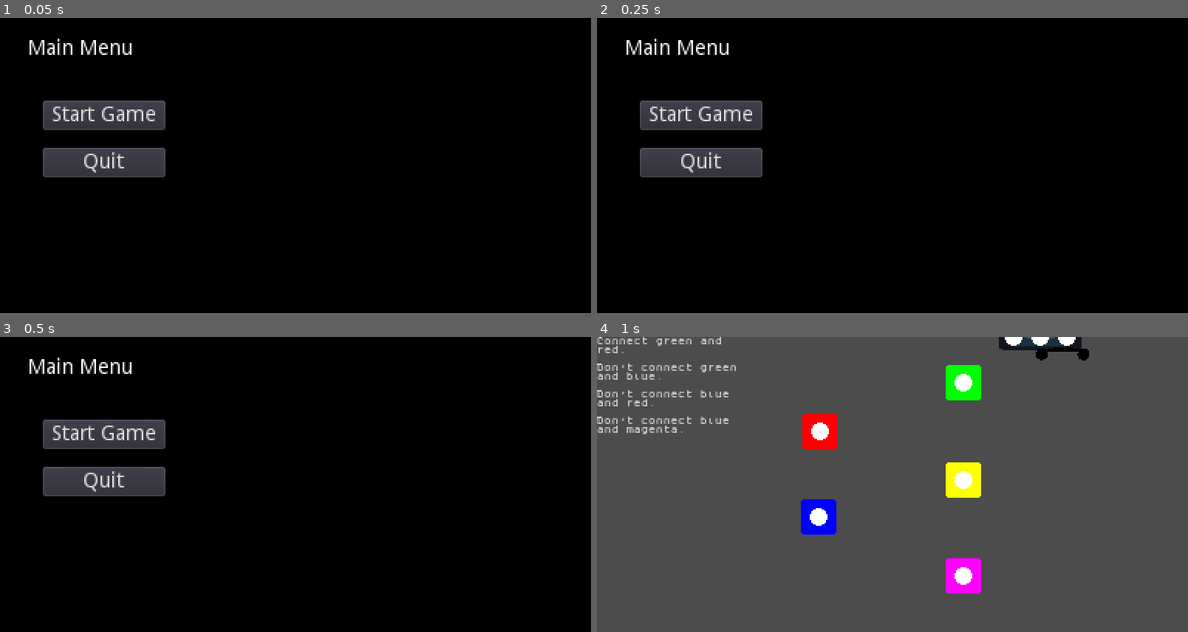
Above: before the commit, frames 1-4 (two rows, left to right).
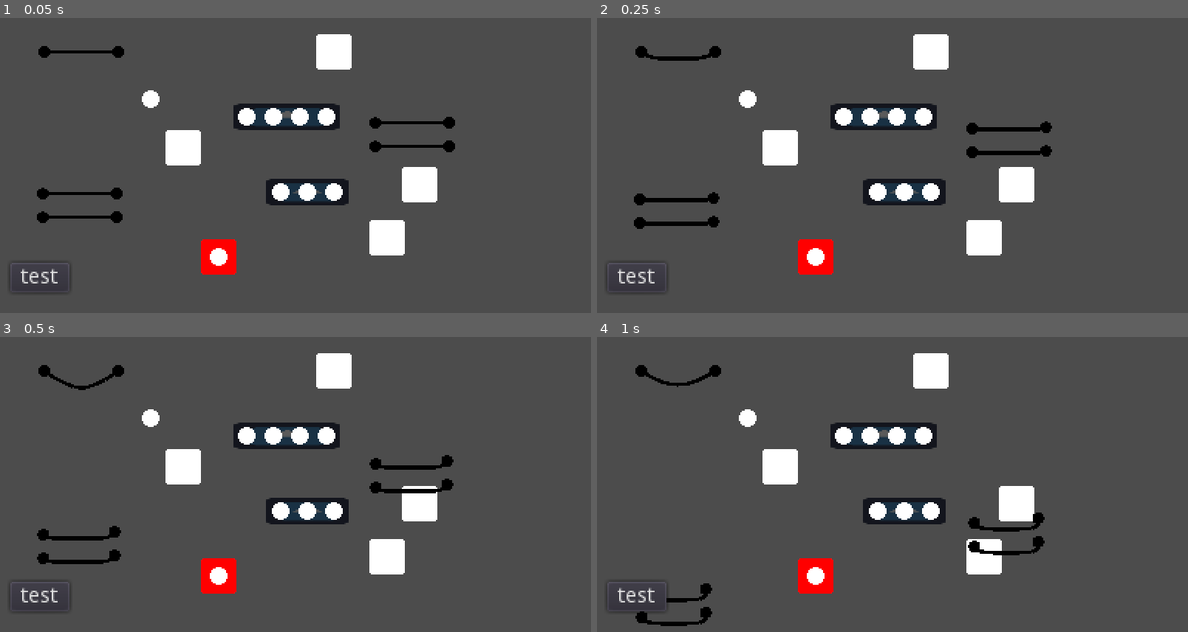
Above: after the commit, the same moments.

Repository: leogeier/faraday-uncaged
Game: Godot game, scene res://scenes/leo_test_scene.tscn
Same seed, same stepped clock (60 frames per second), same inputs: the game is played once before the commit and once after it. Before the commit the project starts from res://scenes/main/main.tscn. The engine's default icon, where the game draws it, is replaced by a stand-in: a white triangle on a blue panel in a dark square.
Inputs (mouse positions are in pixels of both pictures, inside the frame that each line leads up to):
- Up to frame 1 (0.05 s): no input
- Up to frame 2 (0.25 s): no input
- Up to frame 3 (0.5 s): no input
- Up to frame 4 (1 s): click (703, 434) at 0.5 s, where only the run before the commit has a clickable "Start Game"

The runs differ from the first frame. In frame 1, 95% of the frame differs, in the area x 0-100%, y 0-100%; in frame 2, 95%; in frame 3, 95%; in frame 4, 13%.

Commit message:
cables feels better to drag and catch

Diff:
--- a/game/project.godot
+++ b/game/project.godot
@@ -39,7 +39,7 @@
 [application]
 
 config/name="ld51"
-run/main_scene="res://scenes/main/main.tscn"
+run/main_scene="res://scenes/leo_test_scene.tscn"
 config/icon="res://icon.png"
 
 [autoload]
--- a/game/scenes/cable/cable_segment.tscn
+++ b/game/scenes/cable/cable_segment.tscn
@@ -8,6 +8,8 @@
 [node name="CableSegment" type="RigidBody2D"]
 collision_layer = 2
 collision_mask = 0
+gravity_scale = 1.82
+linear_damp = 1.345
 script = ExtResource( 2 )
 
 [node name="StartPosition" type="Position2D" parent="."]
--- a/game/scenes/cable/plug.gd
+++ b/game/scenes/cable/plug.gd
@@ -11,9 +11,12 @@
 var dragged_over_port
 var current_port
 var can_signal_reached_max_distance = true
+onready var prev_position = position
 
 var drag_priority setget , get_drag_priority
 var vertex setget , get_vertex
+
+onready var trail_shapes = [$Trail1, $Trail2, $Trail3]
 
 signal started_dragging
 signal stopped_dragging
@@ -87,6 +90,7 @@
 func start_dragging():
 	is_dragging = true
 	mode = RigidBody2D.MODE_KINEMATIC
+	position = transform.xform(get_local_mouse_position())
 	desired_position = position
 	if is_plugging_in():
 		current_port.remove_plug(self)
@@ -125,6 +129,14 @@
 	if event is InputEventMouseButton and !event.pressed and is_dragging:
 		stop_dragging()
 
+func _input_event(viewport, event, shape_idx):
+	if event is InputEventMouseButton and event.pressed:
+		print("click ", Time.get_ticks_msec())
+		DraggingService._input(event)
+		yield(get_tree().create_timer(0.1), "timeout")
+		if !is_dragging:
+			print("boooh")
+
 func _physics_process(_delta):
 	if is_dragging:
 		var closest_port
@@ -147,8 +159,20 @@
 		if dragged_over_port != null:
 			dragged_over_port.hover_with_plug(self)
 
+	var trail_pos = prev_position - position
+	var trail_scale = $CollisionShape2D.scale
+	for trail in trail_shapes:
+		var new_trail_pos = trail_pos + trail.position
+		var new_trail_scale = trail.scale
+		trail.position = trail_pos
+		trail.scale = trail_scale
+		trail_pos = new_trail_pos
+		trail_scale = new_trail_scale
+
 	var area_scale = 1 + min(3, linear_velocity.length() * 0.01)
-	$Area2D/CollisionShape2D2.scale = Vector2.ONE * area_scale
+	$CollisionShape2D.scale = Vector2.ONE * area_scale
+
+	prev_position = position
 
 func _process(_delta):
 	update()
@@ -156,3 +180,7 @@
 func _integrate_forces(state):
 	if (counterpart.is_dragging or counterpart.is_plugging_in()) and counterpart.position.distance_to(position) > cable_length:
 		position = counterpart.position + counterpart.position.direction_to(position) * cable_length
+
+func _ready():
+	for trail in trail_shapes:
+		trail.shape = $CollisionShape2D.shape.duplicate()
--- a/game/scenes/cable/plug.tscn
+++ b/game/scenes/cable/plug.tscn
@@ -6,6 +6,12 @@
 
 [sub_resource type="CircleShape2D" id=1]
 radius = 5.0
+
+[sub_resource type="CircleShape2D" id=2]
+
+[sub_resource type="CircleShape2D" id=3]
+
+[sub_resource type="CircleShape2D" id=4]
 
 [node name="Plug" type="RigidBody2D" groups=["draggable"]]
 collision_mask = 0
@@ -20,6 +26,15 @@
 [node name="CollisionShape2D" type="CollisionShape2D" parent="."]
 shape = SubResource( 1 )
 
+[node name="Trail1" type="CollisionShape2D" parent="."]
+shape = SubResource( 2 )
+
+[node name="Trail2" type="CollisionShape2D" parent="."]
+shape = SubResource( 3 )
+
+[node name="Trail3" type="CollisionShape2D" parent="."]
+shape = SubResource( 4 )
+
 [node name="Area2D" type="Area2D" parent="." groups=["plug"]]
 script = ExtResource( 3 )
 
Not shown: 1 places in game/scenes/cable/plug.tscn that only renumber resources
